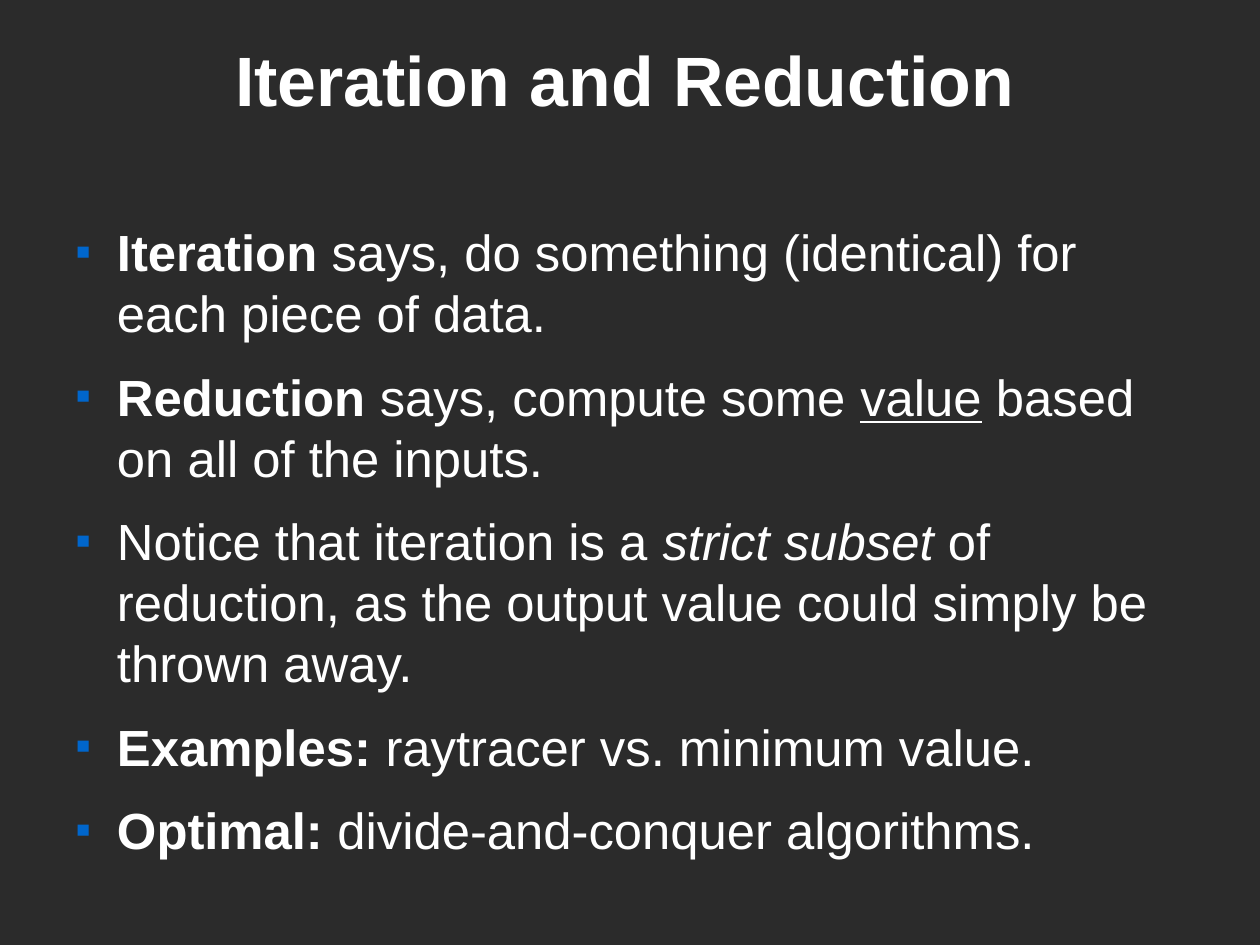
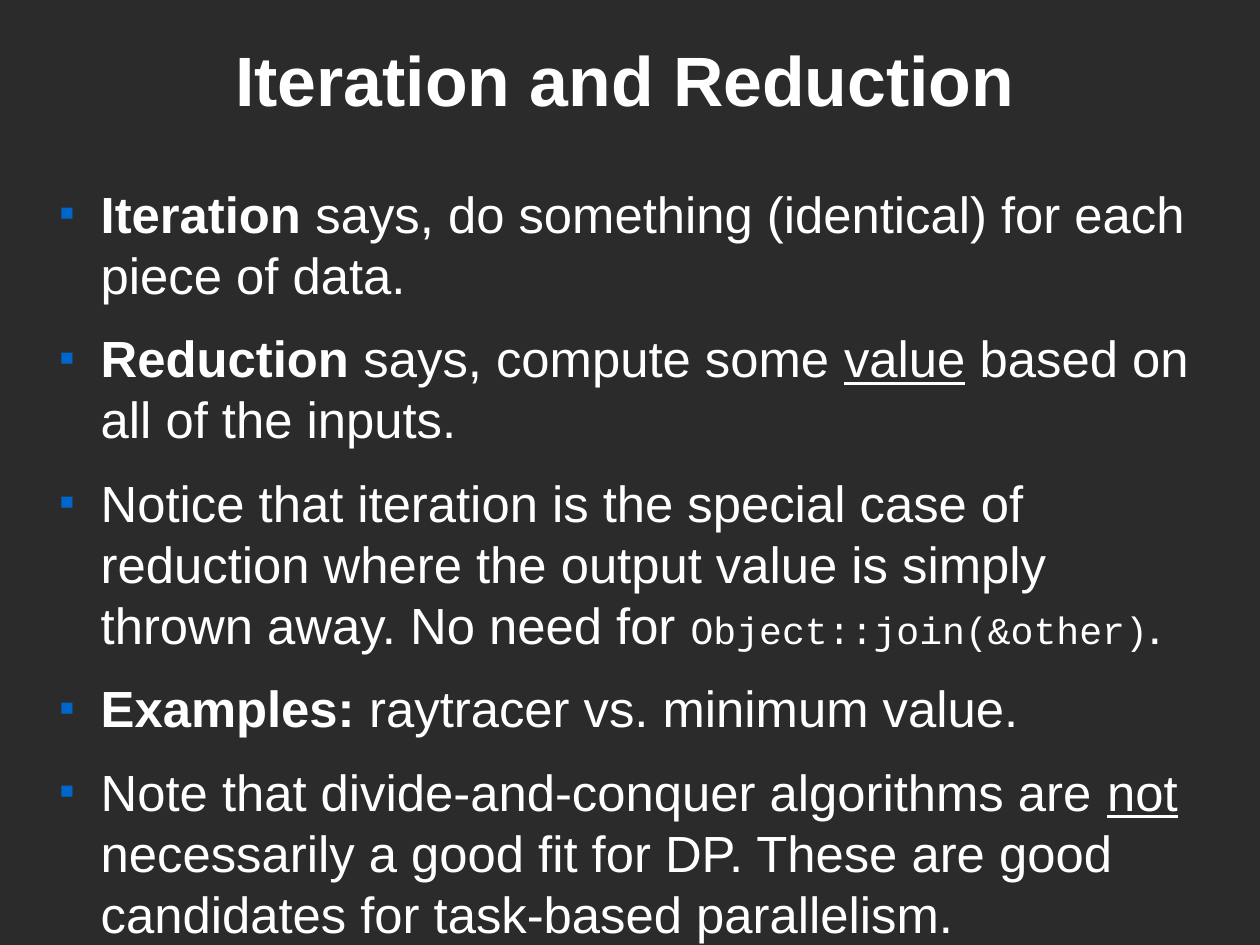
Before and after one commit to FractalDesigns/cowichan-1, a slide deck: slide 3 of cowichan_tbb/presentation.odp. Drawn at 1260x945 pixels with LibreOffice and Linux fonts; fonts in the diff are those of the drawing; background and template pictures are left out; a plain dark background stands for a picture behind light text. Boxes give left, top, right and bottom in pixels: in the first picture for what was removed or moved away, otherwise in the second. Text is boxed around its words. In the diff, an @@ line names an element or a change of style, - is before the commit and + after.

```diff
--- a/cowichan_tbb/presentation.odp
+++ b/cowichan_tbb/presentation.odp
@@ text "Iteration says, do something (identical) ...": place and size @@
-text "Iteration says, do something (identical) ..." at [117, 234, 1147, 860]
+text "Iteration says, do something (identical) ..." at [101, 196, 1188, 943]
@@ text at [101, 485, 1148, 654]: text changed @@
-■ Notice that iteration is a strict subset of reduction, as the output value could simply be thrown away.
+■ Notice that iteration is the special case of reduction where the output value is simply thrown away. No need for Object::join(&other).
@@ text at [101, 774, 1178, 943]: text changed @@
-■ Optimal: divide-and-conquer algorithms.
+■ Note that divide-and-conquer algorithms are not necessarily a good fit for DP. These are good candidates for task-based parallelism.
```
Also in this commit, not shown: 6 other slides changed.
